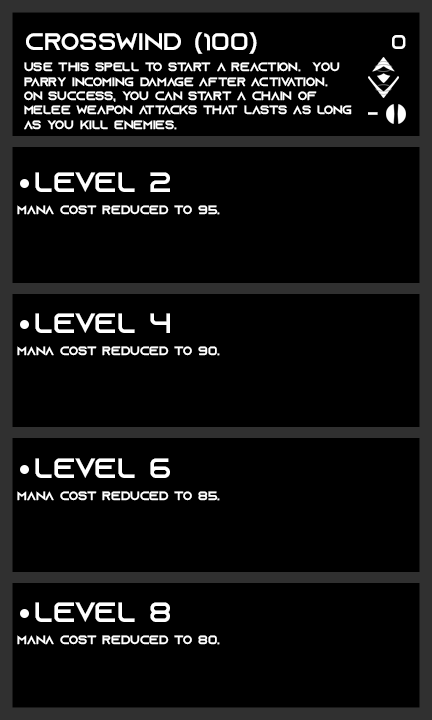
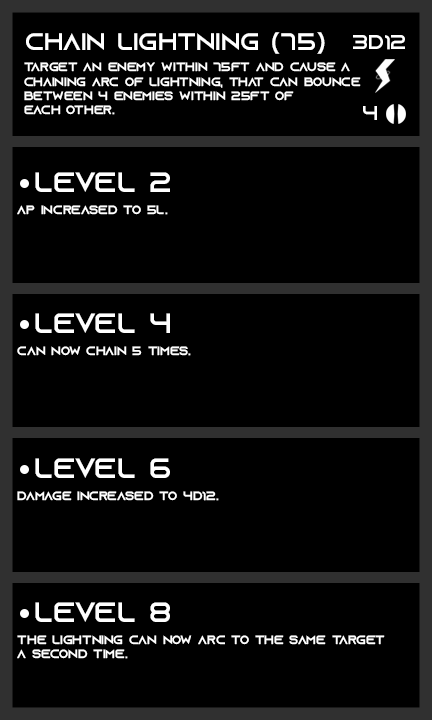
Before/after of a 432×720 layered artwork. What changed in the layer stack:
painted on "AP" over [left=363, top=106, right=378, bottom=120]
renamed "0" to "3d12", painted on it over [left=353, top=35, right=406, bottom=50]
painted on "archetype" over [left=24, top=62, right=361, bottom=130]
renamed "crosswind (100)" to "chain lightning (75)", painted on it over [left=48, top=32, right=325, bottom=54]
showed "electricity" over [left=375, top=59, right=395, bottom=93]
hid "shear" over [left=368, top=57, right=399, bottom=98]
renamed "mana cost reduced to 95." to "ap increased to 5l.", painted on it over [left=17, top=205, right=220, bottom=215]
renamed "mana cost reduced to 90." to "can now chain 5 times.", painted on it over [left=17, top=346, right=220, bottom=356]
renamed "mana cost reduced to 85." to "damage increased to 4d12.", painted on it over [left=17, top=491, right=220, bottom=501]
renamed "mana cost reduced to 80." to "the lightning can now arc to the same target a second time.", painted on it over [left=17, top=635, right=385, bottom=659]
